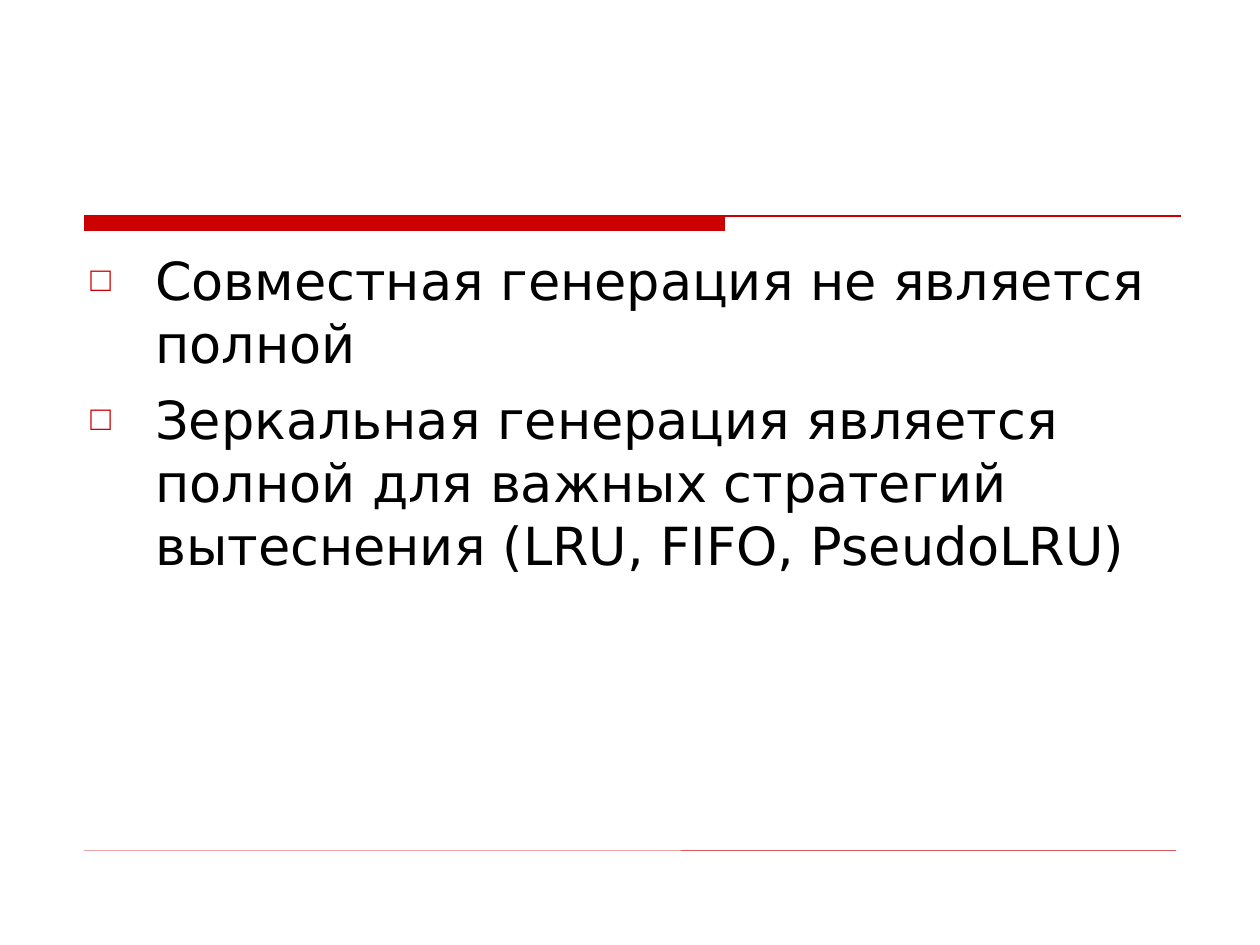
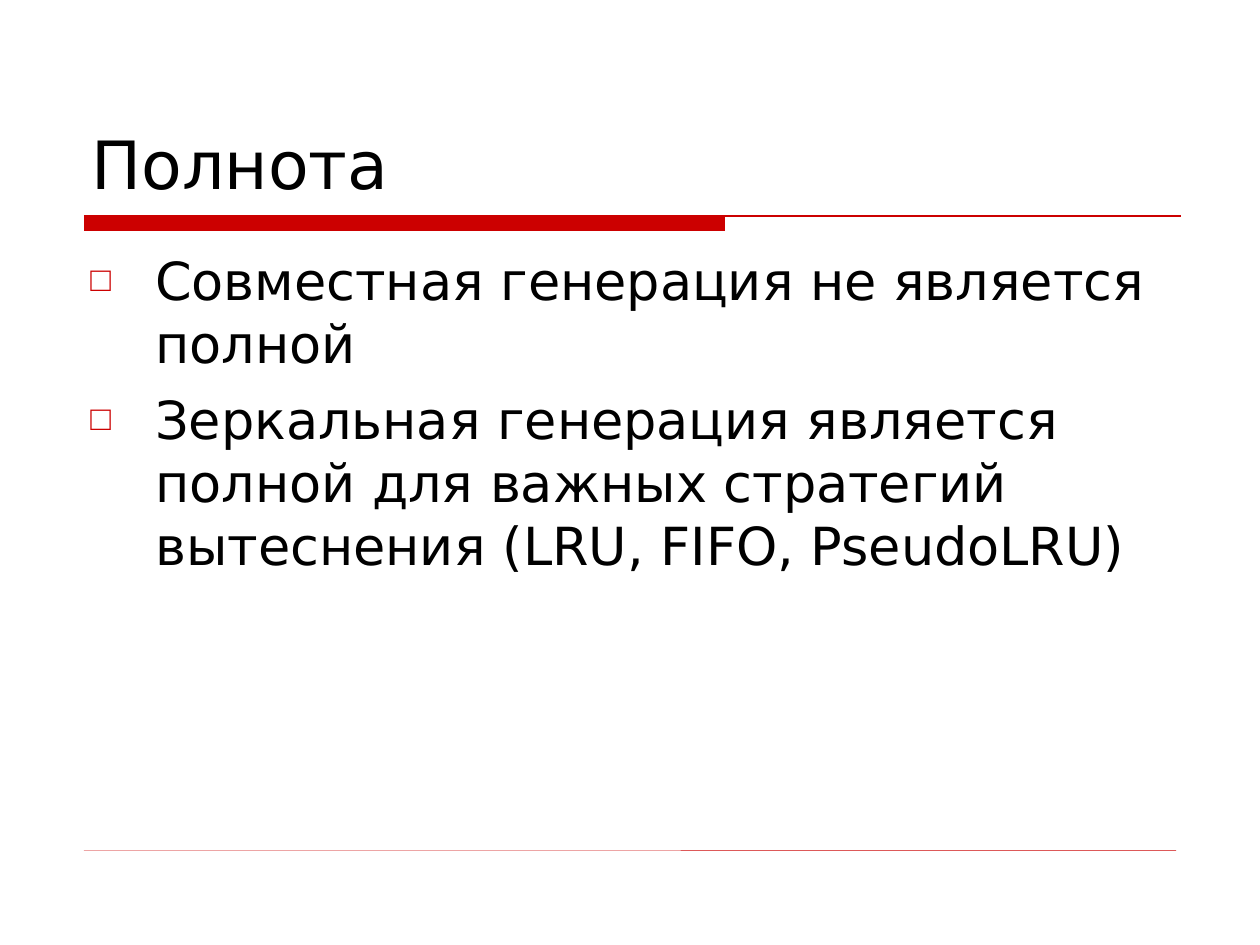
Before and after one commit to kornevgen/tesla-project, a slide deck: slide 26 of papers/THESIS/talks/Oct13 - ISP/isp-slides.ppt (slide 33 before the commit). Drawn at 1260x945 pixels with LibreOffice and Linux fonts; fonts in the diff are those of the drawing; background and template pictures are left out. Boxes give left, top, right and bottom in pixels: in the first picture for what was removed or moved away, otherwise in the second. Text is boxed around its words. In the diff, an @@ line names an element or a change of style, - is before the commit and + after.

```diff
--- a/papers/THESIS/talks/Oct13 - ISP/isp-slides.ppt
+++ b/papers/THESIS/talks/Oct13 - ISP/isp-slides.ppt
@@ title added at box(92, 140, 389, 190), 38 pt, text #000000 @@
+Полнота
```
Also in this commit, not shown: 8 other slides changed, 11 slides added, 18 slides removed.
